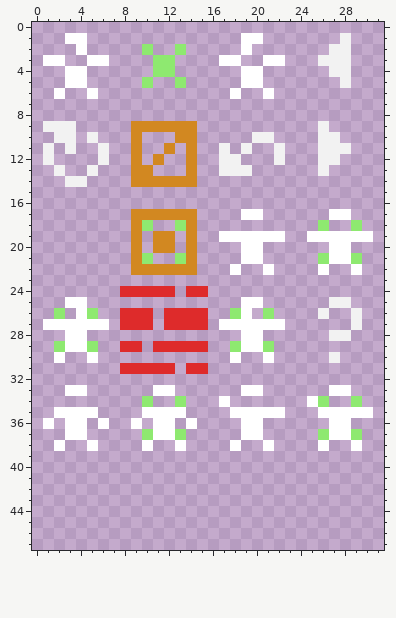
Pixel-art sprite: images/tileset-colors-8x8.png. Above, as it was before the edit.
The file is 48x48 pixels. Shown: x 0..31, y 0..47.
And afterwards:
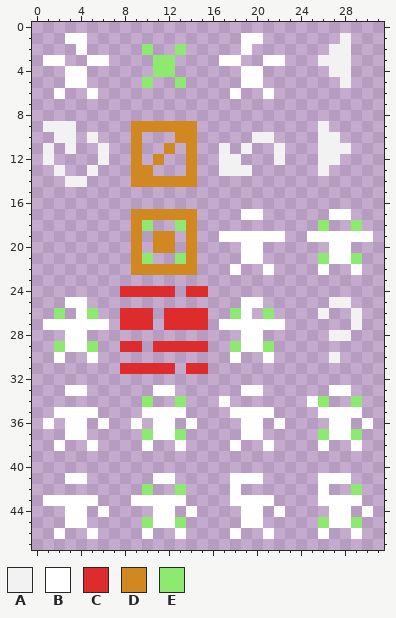
Palette (. is transparent): A #f2f2f2  B #ffffff  C #de2b2b  D #d28821  E #8ee970
Change:
Colour B now appears in row 36 at x 22 and 30; in row 41 at x 3 to 4, 11 to 12, 18 to 20 and 26 to 28; in row 42 at x 18 and 26; in row 43 at x 1 to 5, 9 to 13, 18 to 21 and 26 to 29; in row 44 at x 3 to 4, 6, 11 to 12, 14, 19 to 20, 22, 27 to 28 and 30; in row 45 at x 3 to 4, 11 to 12, 19 to 20 and 27 to 28.
Colour B now appears in row 46 at x 2, 5, 10, 13, 18, 21, 26 and 29.
Colour E now appears in row 42 at x 10, 13 and 29; in row 45 at x 10, 13, 26 and 29.
The author cleared colour B in row 35 at x 22 and 30.
